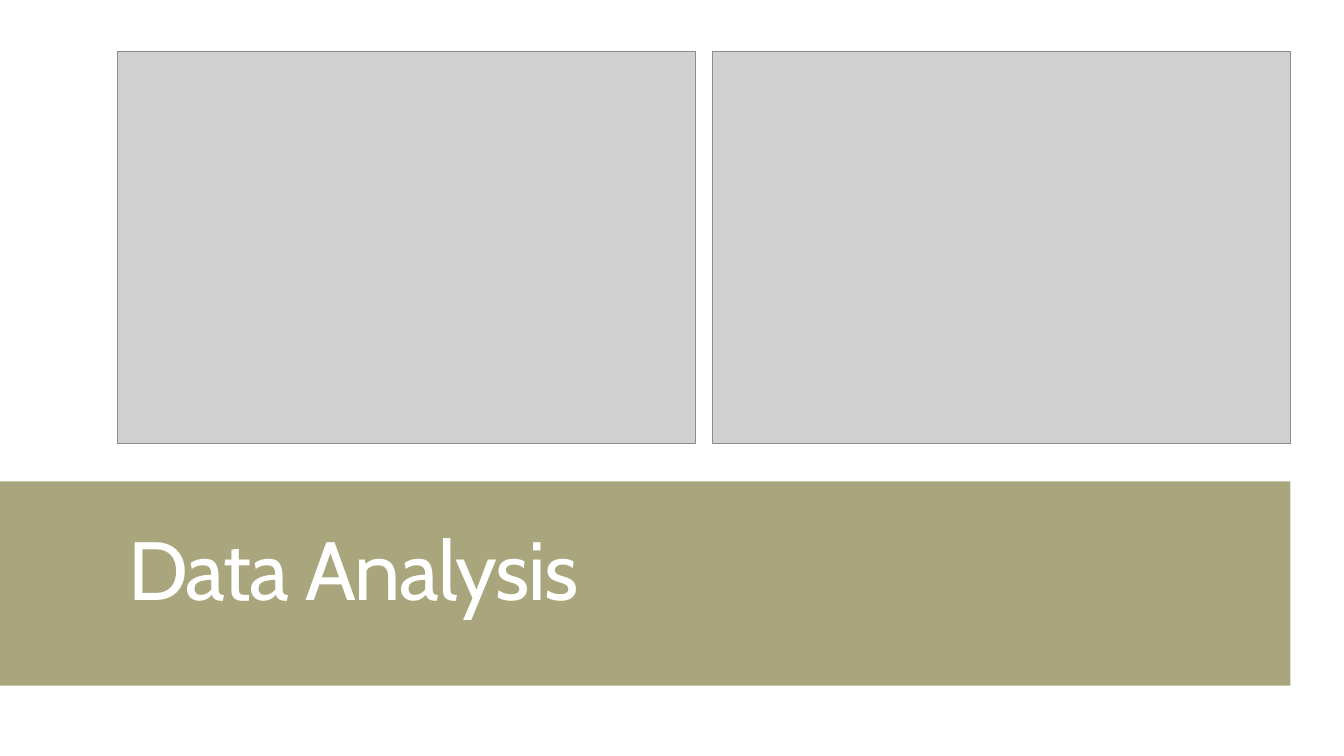
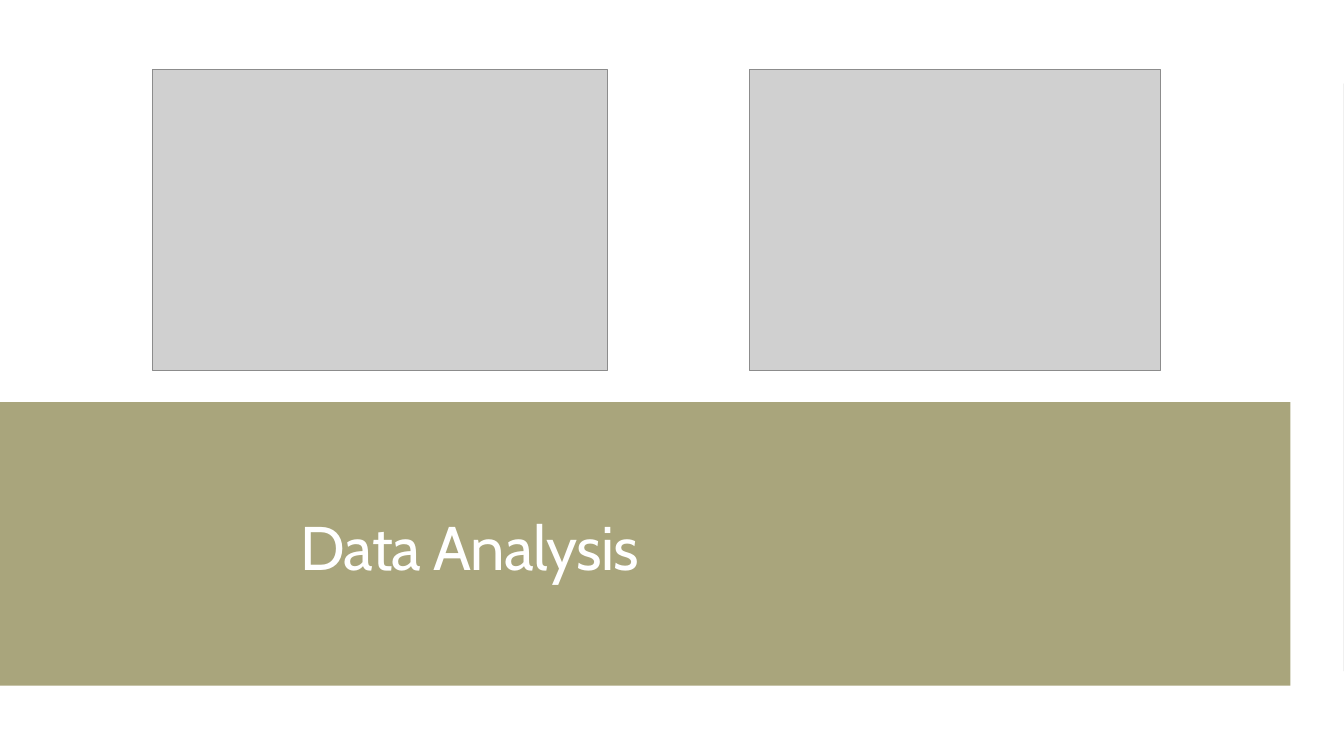
Before and after one commit to jayhjman/bootcamp-project1, a slide deck: slide 7 of Spring Chinook Salmon in the Portland Metro Area.pptx (slide 8 before the commit). Drawn at 1344x756 pixels with LibreOffice and Linux fonts; fonts in the diff are those of the drawing; grey boxes stand for pictures. Boxes give left, top, right and bottom in pixels: in the first picture for what was removed or moved away, otherwise in the second. Text is boxed around its words. In the diff, an @@ line names an element or a change of style, - is before the commit and + after.

```diff
--- a/Spring Chinook Salmon in the Portland Metro Area.pptx
+++ b/Spring Chinook Salmon in the Portland Metro Area.pptx
@@ rectangle: place and size @@
-rectangle at (0, 84, 1008, 671)
+rectangle at (0, 84, 380, 671)
@@ rectangle removed at (0, 84, 380, 671) @@
@@ picture: place and size @@
-picture at (118, 51, 696, 444)
+picture at (152, 70, 608, 370)
@@ picture: place and size @@
-picture at (713, 51, 1291, 444)
+picture at (749, 70, 1160, 370)
@@ rectangle: place and size @@
-rectangle at (1022, 84, 1344, 671)
+rectangle at (1303, 84, 1344, 671)
@@ rectangle: place and size @@
-rectangle at (0, 482, 1291, 687)
+rectangle at (0, 402, 1291, 686)
@@ title "Data Analysis": place and size @@
-title "Data Analysis" at (128, 538, 578, 618)
+title "Data Analysis" at (300, 524, 639, 584)
@@ title "Data Analysis" at (300, 524, 639, 584): size 59 to 44 pt, letter spacing -1 to -0.6 pt; alignment left to right; vertical alignment bottom to middle @@
```
Also in this commit, not shown: 4 other slides changed, 1 slide removed.
